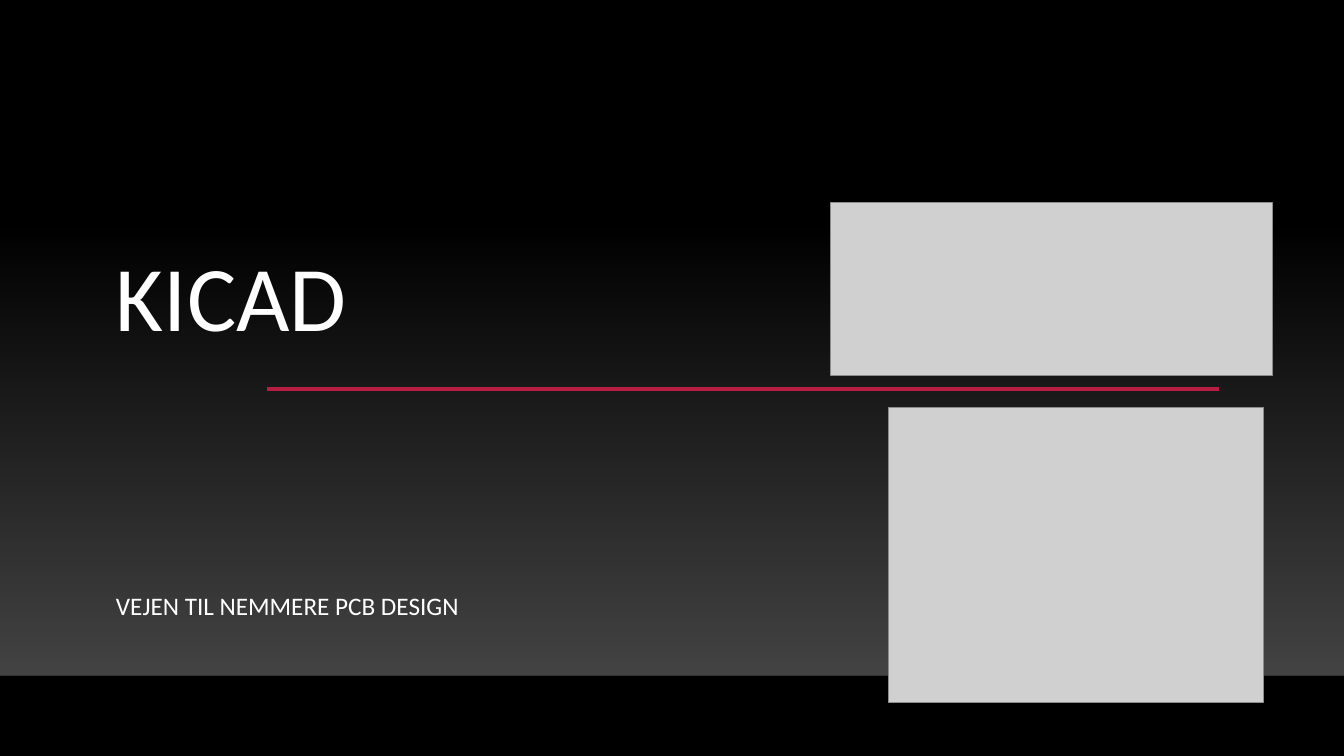
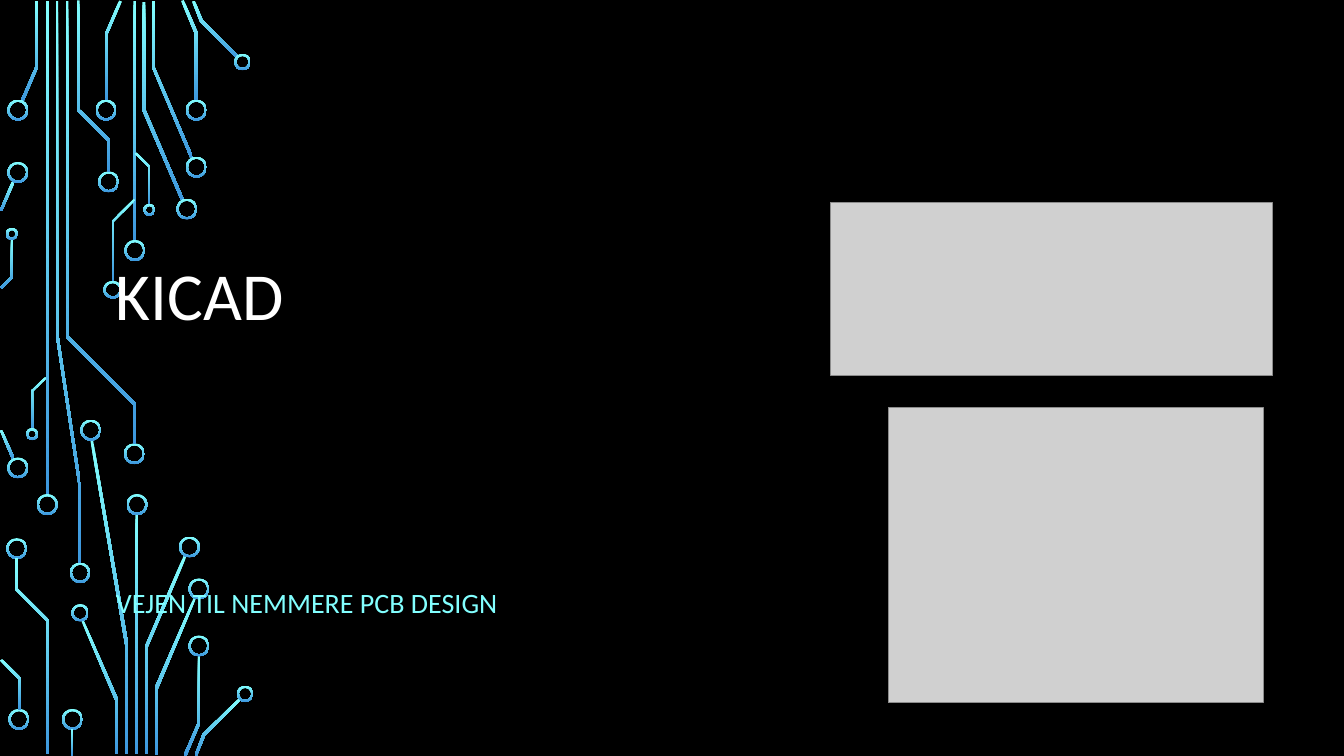
Before and after one commit to gert-lauritsen/Kicad-schematic, a slide deck: slide 1 of Kicad Schematic.pptx. Drawn at 1344x756 pixels with LibreOffice and Linux fonts; fonts in the diff are those of the drawing; grey boxes stand for pictures; background and template pictures are left out. Boxes give left, top, right and bottom in pixels: in the first picture for what was removed or moved away, otherwise in the second. Text is boxed around its words. In the diff, an @@ line names an element or a change of style, - is before the commit and + after.

```diff
--- a/Kicad Schematic.pptx
+++ b/Kicad Schematic.pptx
@@ title "KICAD" at [116,276,284,321]: size 66 to 48 pt @@
@@ rectangle removed at [0,223,1344,676] @@
@@ line removed from (266, 389) to (1219, 389) @@
@@ group added at [0,0,254,756]: 50 freeform shapes, 4 rectangles @@
@@ subtitle "VEJEN TIL NEMMERE PCB DESIGN" at [116,590,497,620]: size 18 to 20 pt, text colour #FFFFFF to #82FFFF @@
@@ line removed from (0, 676) to (1344, 676) @@
```
Also in this commit, not shown: 12 other slides changed, 1 slide added, 1 other file.
